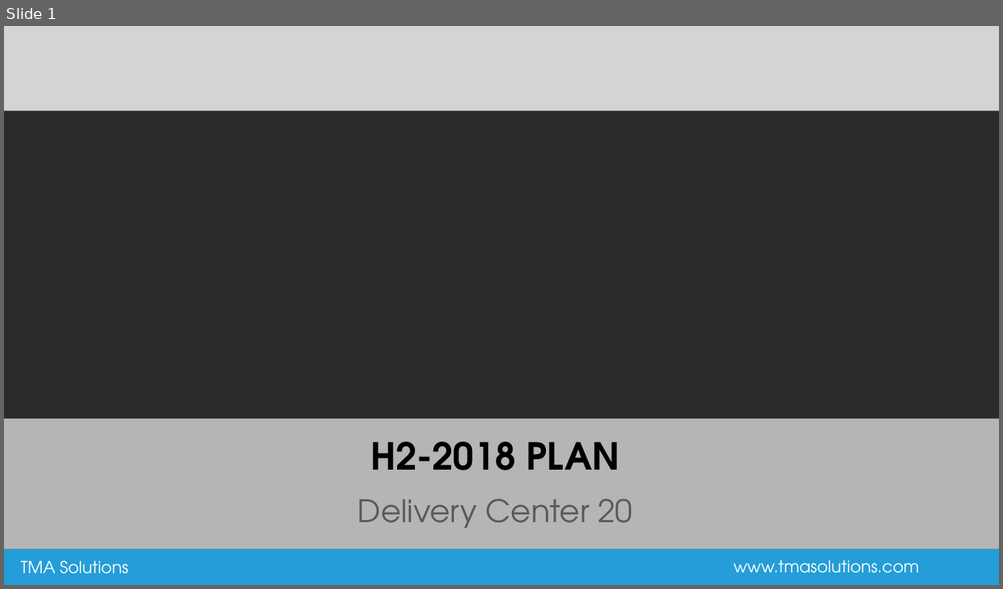
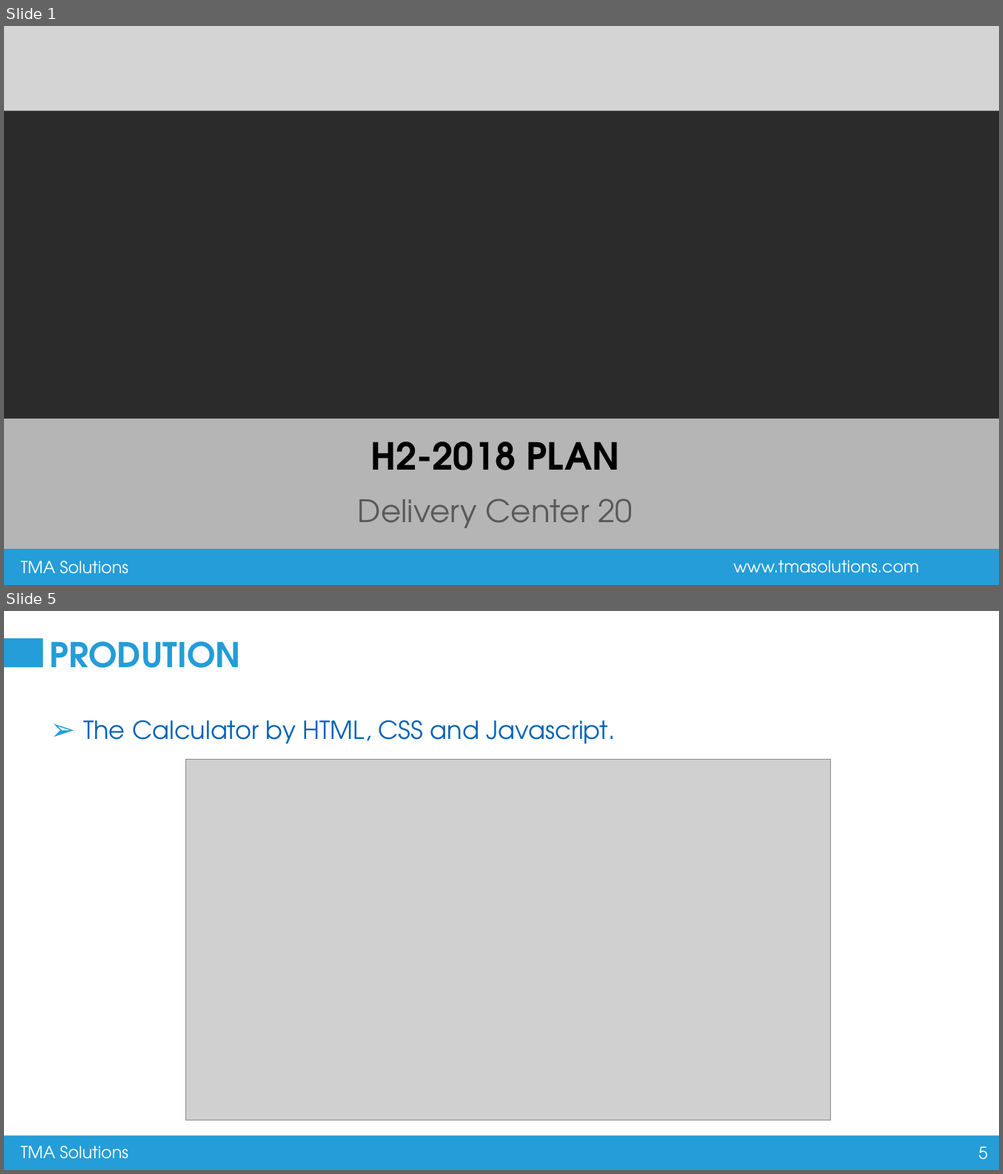
Before and after one commit to thonghv/Intership, a slide deck: _nhandt/TMA_Template.pptx. Shown one above the other, each under a label of ours: slide 1 before the commit, slides 1 and 5 after it; the slides between them are not shown. The pictures are 1003x589 and 1003x1174 pixels, drawn with LibreOffice and Linux fonts; fonts in the diff are those of the drawing; grey boxes stand for pictures; background and template pictures are left out; a plain dark background stands for a picture behind light text. Boxes give left, top, right and bottom in pixels: in the first picture for what was removed or moved away, otherwise in the second. Text is boxed around its words. In the diff, an @@ line names an element or a change of style, - is before the commit and + after.

```diff
--- a/_nhandt/TMA_Template.pptx
+++ b/_nhandt/TMA_Template.pptx
@@ slide 5 added at (x1=4, y1=611, x2=999, y2=1170), background #FFFFFF; not listed: 3 template elements that a slide beside it also shows @@
@@ rectangle added at (x1=4, y1=638, x2=42, y2=668), fill #249DD8 @@
@@ title added at (x1=50, y1=641, x2=242, y2=668), 33 pt, text #229DD8, bold @@
+PRODUTION
@@ text added at (x1=83, y1=720, x2=614, y2=744), 24 pt, text #0563B8 @@
+➢ The Calculator by HTML, CSS and Javascript.
@@ picture added at (x1=186, y1=759, x2=831, y2=1121) @@
```
Also in this commit, not shown: 1 slide changed, 3 other slides added, 2 slides removed.
